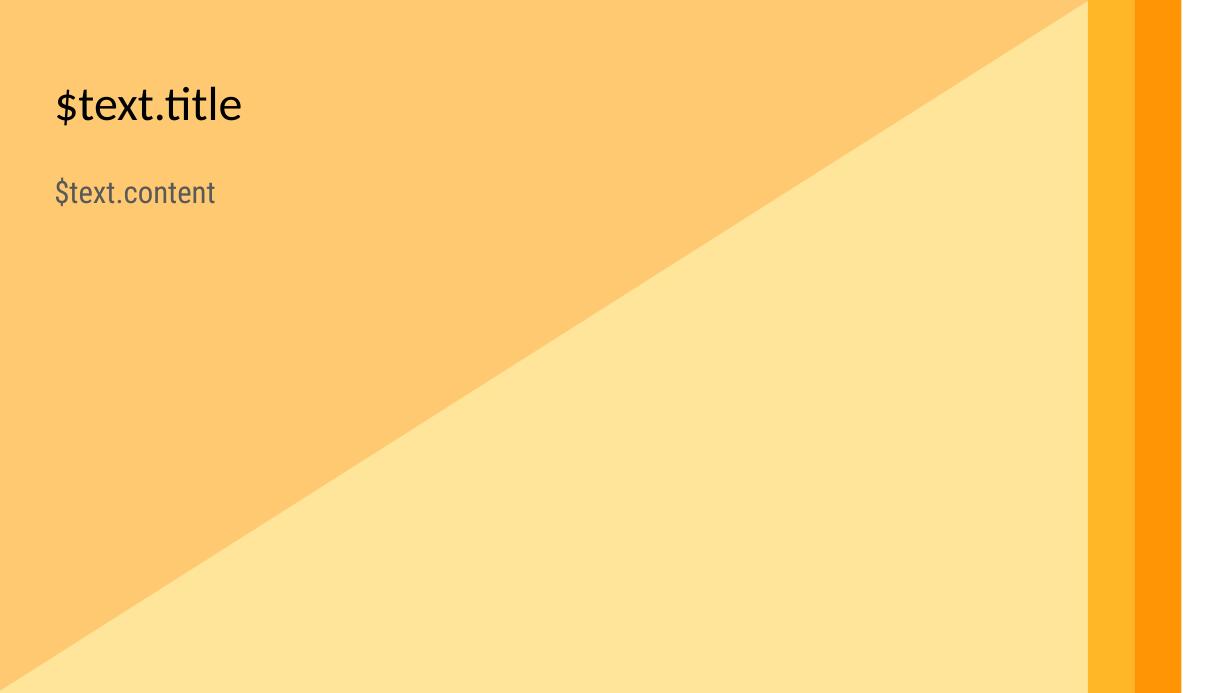
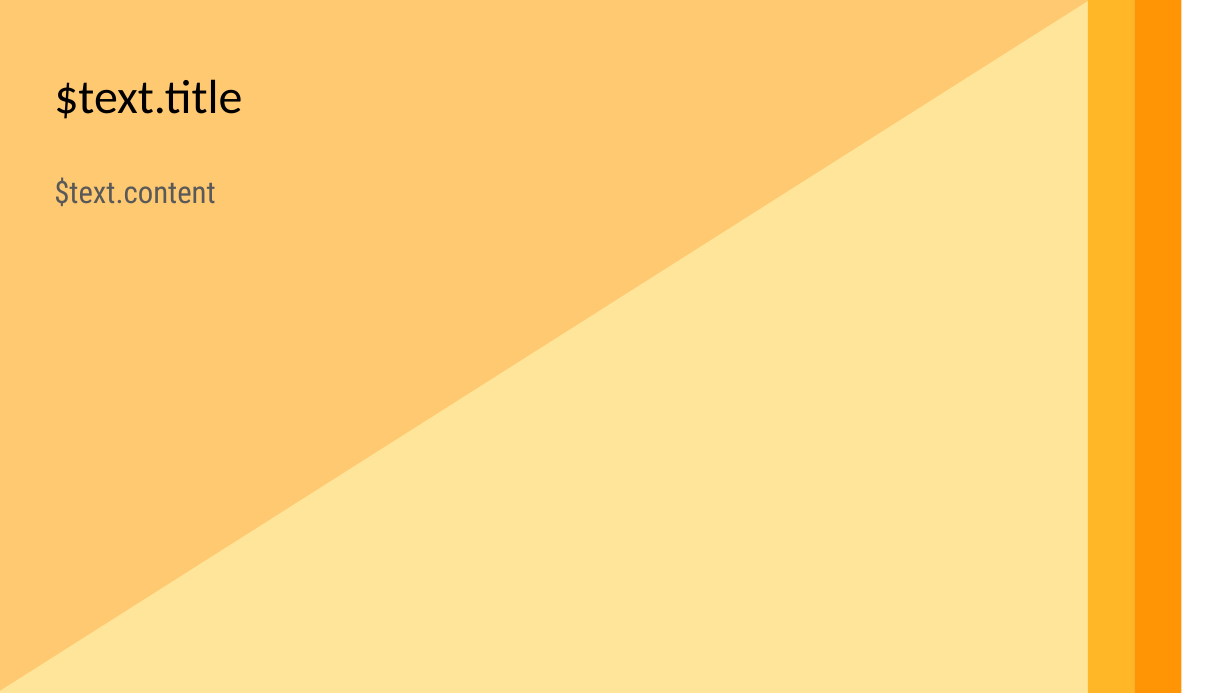
Before and after one commit to jeremyvet/ai-slides, a slide deck: slide 2 of themes/mellow_yellow.pptx. Drawn at 1232x693 pixels with LibreOffice and Linux fonts; fonts in the diff are those of the drawing. Boxes give left, top, right and bottom in pixels: in the first picture for what was removed or moved away, otherwise in the second. Text is boxed around its words. In the diff, an @@ line names an element or a change of style, - is before the commit and + after.

Commit message:
update mellow_yellow to shrink text on overflow

```diff
--- a/themes/mellow_yellow.pptx
+++ b/themes/mellow_yellow.pptx
@@ text "$text.title" at [54,79,242,119]: line spacing 1 to 0.9 @@
```
Also in this commit, not shown: 6 other slides changed.
